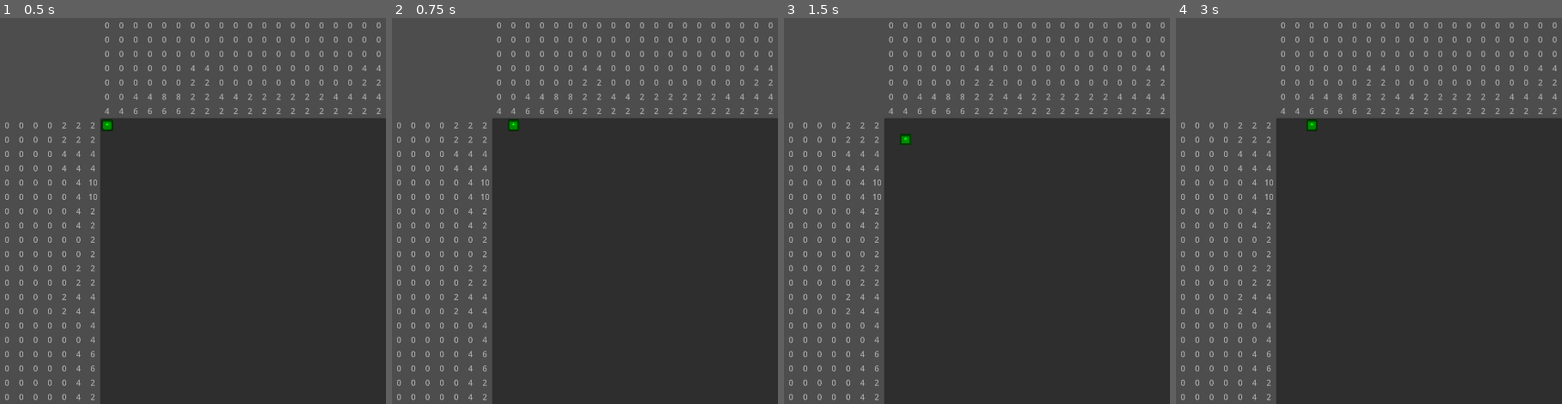
Above: before the commit, frames 1-4 (left to right).
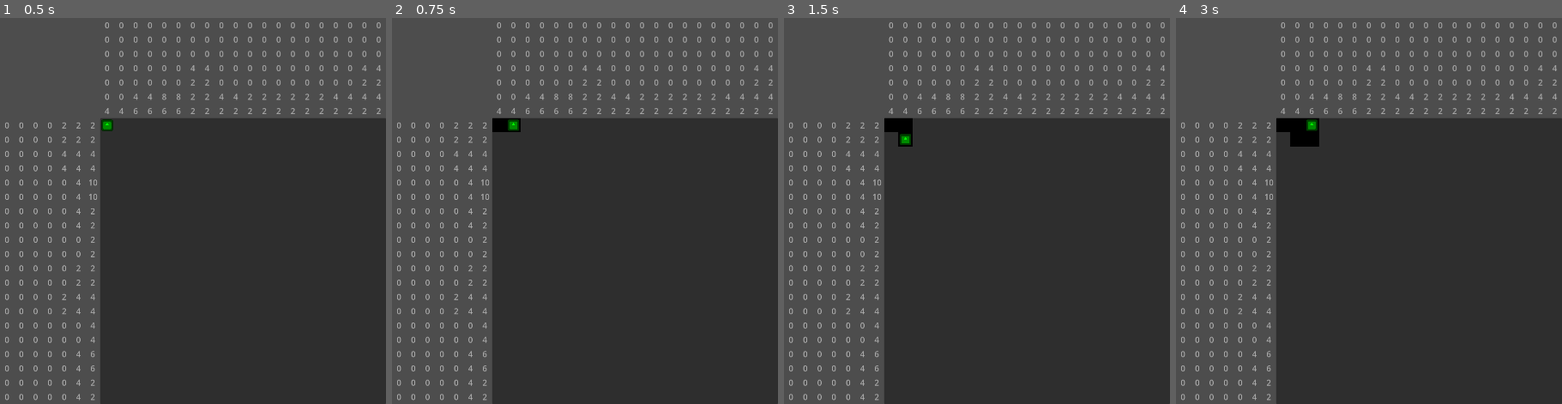
Above: after the commit, the same moments.

Repository: Kamranaway/Touhou-Fan-Game-Jam-11
Game: Godot game, scene res://assets/scenes/Puzzle.tscn
The game is run twice, just before and just after one commit, with the same random seed, the same clock (stepped at 60 frames per second) and the same inputs. The project has no main scene, so this scene is started directly. The engine's default icon, where the game draws it, is replaced by a stand-in: a white triangle on a blue panel in a dark square.
Inputs:
- Up to frame 1 (0.5 s): no input
- Up to frame 2 (0.75 s): tap Enter (ui_accept) at 0.5, 0.6 s; hold Right (ui_right) from 0.53 s (still down)
- Up to frame 3 (1.5 s): tap Enter (ui_accept) at 0.77, 1.07, 1.25, 1.35 s; release Right (ui_right) at 1.28 s; hold Down (ui_down) from 1.28 s (still down)
- Up to frame 4 (3 s): tap Enter (ui_accept) at 1.52, 1.82, 2, 2.1, 2.75, 2.85 s; release Down (ui_down) at 2.03 s; hold Right (ui_right) 2.03-2.78 s; hold Up (ui_up) from 2.78 s (still down)

Frame 1 is identical in both runs. In frame 2, 0.2% of the frame differs, in the area x 26-34%, y 26-30%; in frame 3, 0.3%; in frame 4, 0.6%, in the area x 26-38%, y 26-34%.

Commit message:
Background panel moved behind game board

Diff:
--- a/assets/scenes/GridContainer.tscn
+++ b/assets/scenes/GridContainer.tscn
@@ -17,6 +17,9 @@
 grow_horizontal = 2
 grow_vertical = 2
 
+[node name="Panel" type="Panel" parent="."]
+layout_mode = 2
+
 [node name="GridContainer" type="GridContainer" parent="."]
 custom_minimum_size = Vector2(800, 800)
 layout_mode = 2
@@ -25,9 +28,6 @@
 columns = 20
 script = ExtResource("1_8wvwg")
 
-[node name="Panel" type="Panel" parent="."]
-layout_mode = 2
-
 [node name="Cursor" type="Node2D" parent="."]
 
 [node name="Sprite2D" type="Sprite2D" parent="Cursor"]
--- a/assets/scripts/GridContainer.gd
+++ b/assets/scripts/GridContainer.gd
@@ -42,6 +42,14 @@
 	cursor.position.y += 20
 
 func get_inputs():
+	if Input.is_action_just_pressed("ui_accept"):
+		var tile = get_grid_tile(cursor_pos.x, cursor_pos.y)
+		tile.set_state(tile.State.FILLED)
+
+	if Input.is_action_just_pressed("ui_cancel"):
+		var tile = get_grid_tile(cursor_pos.x, cursor_pos.y)
+		tile.set_state(tile.State.CROSS)
+
 	if Input.is_action_just_pressed("ui_right"):
 		cursor_pos.x += 1
 	elif Input.is_action_just_pressed("ui_left"):
